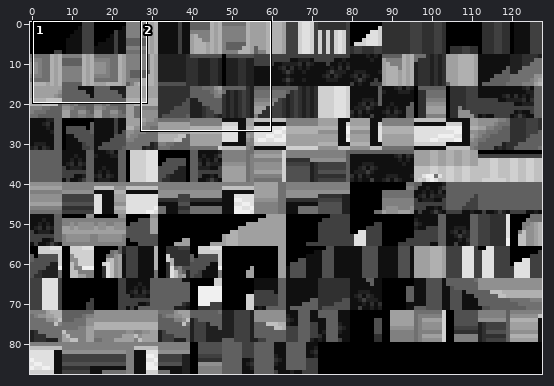
Sprite sheet, stored at data/tilesets/secondary/twinleaf/tiles.png. The picture above shows the old version from afar; the outline marks the close-up.
Close-up. Old version:
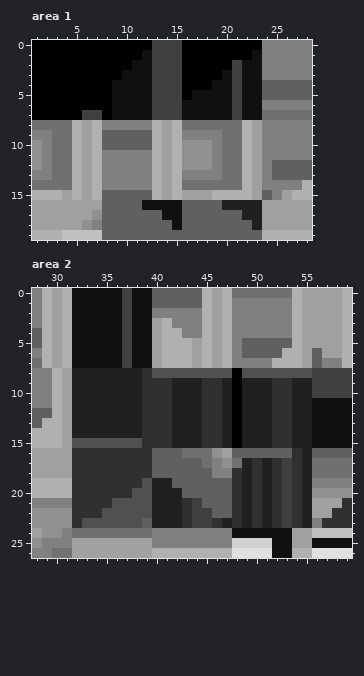
The file is 128x88 pixels. Shown: area 1: x 1..28, y 0..19; area 2: x 28..59, y 0..26. The commit also changed other parts of the picture, which this record leaves out.
And afterwards:
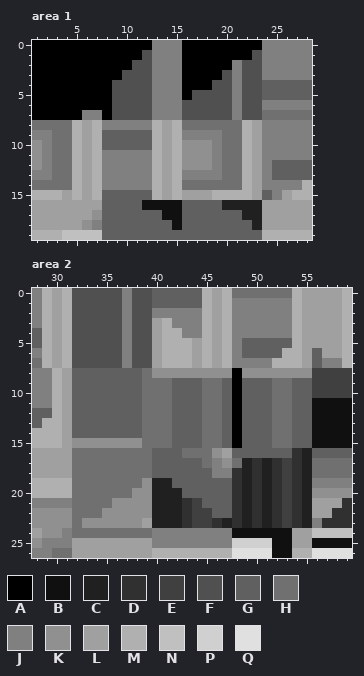
Palette (. is transparent): A #000000  B #101010  C #202020  D #303030  E #404040  F #505050  G #606060  H #707070  J #808080  K #909090  L #a0a0a0  M #b0b0b0  N #c0c0c0  P #d0d0d0  Q #e0e0e0
The edit:
--- area 1
@@ x 1..28 @@
- 0 AAAAAAAAAAAAEEEAAAAAAAAJJJJJ
- 1 AAAAAAAAAAABEEEAAAAAAABJJJJJ
- 2 AAAAAAAAAABBEEEAAAAAEBBJJJJJ
- 3 AAAAAAAAABBBEEEAAAABEBBJJJJJ
- 4 AAAAAAAABBBBEEEAAABBEBBGGGGG
- 5 AAAAAAAABBBBEEEABBBBEBBGGGGG
- 6 AAAAAAAABBBBEEEBBBBBEBBJJJJJ
- 7 AAAAAEEABBBBEEEBBBBBEBBHHHHH
+ 0 AAAAAAAAAAAAJJJAAAAAAAAJJJJJ
+ 1 AAAAAAAAAAAFJJJAAAAAAAFJJJJJ
+ 2 AAAAAAAAAAFFJJJAAAAAJFFJJJJJ
+ 3 AAAAAAAAAFFFJJJAAAAFJFFJJJJJ
+ 4 AAAAAAAAFFFFJJJAAAFFJFFGGGGG
+ 5 AAAAAAAAFFFFJJJAFFFFJFFGGGGG
+ 6 AAAAAAAAFFFFJJJFFFFFJFFJJJJJ
+ 7 AAAAAJJAFFFFJJJFFFFFJFFHHHHH
  8 HHHHMLMJJJJJMLMHHHHHHMLJJJJJ
--- area 2
@@ x 28..59 @@
- 0 JMLMBBBBBEBBGGGGGMLMHHHHHHMLLLLM
- 1 JMLMBBBBBEBBGGGGGMLMJJJJJJMLLLLM
- 2 JMLMBBBBBEBBJJJJJMLMJJJJJJMLLLLM
- 3 JMLMBBBBBEBBLMJJJMLMJJJJJJMLLLLM
- 4 GMLMBBBBBEBBLMMJJMLMJJJJJJMLLLLM
- 5 GMLMBBBBBEBBLMMMLMLMJGGGGGMLLLLM
- 6 JMLMBBBBBEBBLMMMLMLMJGGGGMMLGLLM
- 7 HMLMBBBBBEBBLMMMLMLMJJJJMMMLGJJM
- 8 JJMLCCCCCCCDFFFFFFFFAFFFFFFFEEEE
- 9 JJMLCCCCCCCDDDCCCDDCACCCDDCCEEEE
-10 JJMLCCCCCCCDDDCCCDDCACCCDDCCEEEE
-11 JJMLCCCCCCCDDDCCCDDCACCCDDCCBBBB
-12 GGMLCCCCCCCDDDCCCDDCACCCDDCCBBBB
-13 GMMLCCCCCCCDDDCCCDDCACCCDDCCBBBB
-14 MMMLCCCCCCCDDDCCCDDCACCCDDCCBBBB
-15 MMMLFFFFFFFDDDCCCDDCACCCDDCCBBBB
-16 LLLLDDDDDDDDGGGHHHKLGGGGGGDCGGGG
-17 LLLLDDDDDDDDGGGGGHJKHCDCDEDCHHHH
-18 LLLLDDDDDDDDGGGGGGJJDCDCDEDCHHHH
-19 MMMMDDDDDDDFCCGGGGGGDCDCDEDCJJJJ
-20 MMMMDDDDDDFFCCCGGGGGDCDCDEDCKKKK
-21 JJJJDDDDFFFFCCCDEGGGDCDCDEDCLLLD
-22 KKKKDDDFFFFFCCCDEEGGDCDCDEDCLLDD
-23 KKKKDFFFFFFGCCCDEEDCDCDCDEDCJDDD
+ 0 JMLMFFFFFJFFGGGGGMLMHHHHHHMLLLLM
+ 1 JMLMFFFFFJFFGGGGGMLMJJJJJJMLLLLM
+ 2 JMLMFFFFFJFFJJJJJMLMJJJJJJMLLLLM
+ 3 JMLMFFFFFJFFLMJJJMLMJJJJJJMLLLLM
+ 4 GMLMFFFFFJFFLMMJJMLMJJJJJJMLLLLM
+ 5 GMLMFFFFFJFFLMMMLMLMJGGGGGMLLLLM
+ 6 JMLMFFFFFJFFLMMMLMLMJGGGGMMLGLLM
+ 7 HMLMFFFFFJFFLMMMLMLMJJJJMMMLGJJM
+ 8 JJMLGGGGGGGHKKKKKKKKAKKKKKKKEEEE
+ 9 JJMLGGGGGGGHHHGGGHHGAGGGHHGGEEEE
+10 JJMLGGGGGGGHHHGGGHHGAGGGHHGGEEEE
+11 JJMLGGGGGGGHHHGGGHHGAGGGHHGGBBBB
+12 GGMLGGGGGGGHHHGGGHHGAGGGHHGGBBBB
+13 GMMLGGGGGGGHHHGGGHHGAGGGHHGGBBBB
+14 MMMLGGGGGGGHHHGGGHHGAGGGHHGGBBBB
+15 MMMLKKKKKKKHHHGGGHHGAGGGHHGGBBBB
+16 LLLLHHHHHHHHGGGHHHKLGGGGGGDCGGGG
+17 LLLLHHHHHHHHGGGGGHJKHCDCDEDCHHHH
+18 LLLLHHHHHHHHGGGGGGJJDCDCDEDCHHHH
+19 MMMMHHHHHHHKCCGGGGGGDCDCDEDCJJJJ
+20 MMMMHHHHHHKKCCCGGGGGDCDCDEDCKKKK
+21 JJJJHHHHKKKKCCCDEGGGDCDCDEDCLLLD
+22 KKKKHHHKKKKKCCCDEEGGDCDCDEDCLLDD
+23 KKKKHKKKKKKLCCCDEEDCDCDCDEDCJDDD
 24 LKKJHHHHHHHHJJJJJJJJBBBBBBLLNNNN
